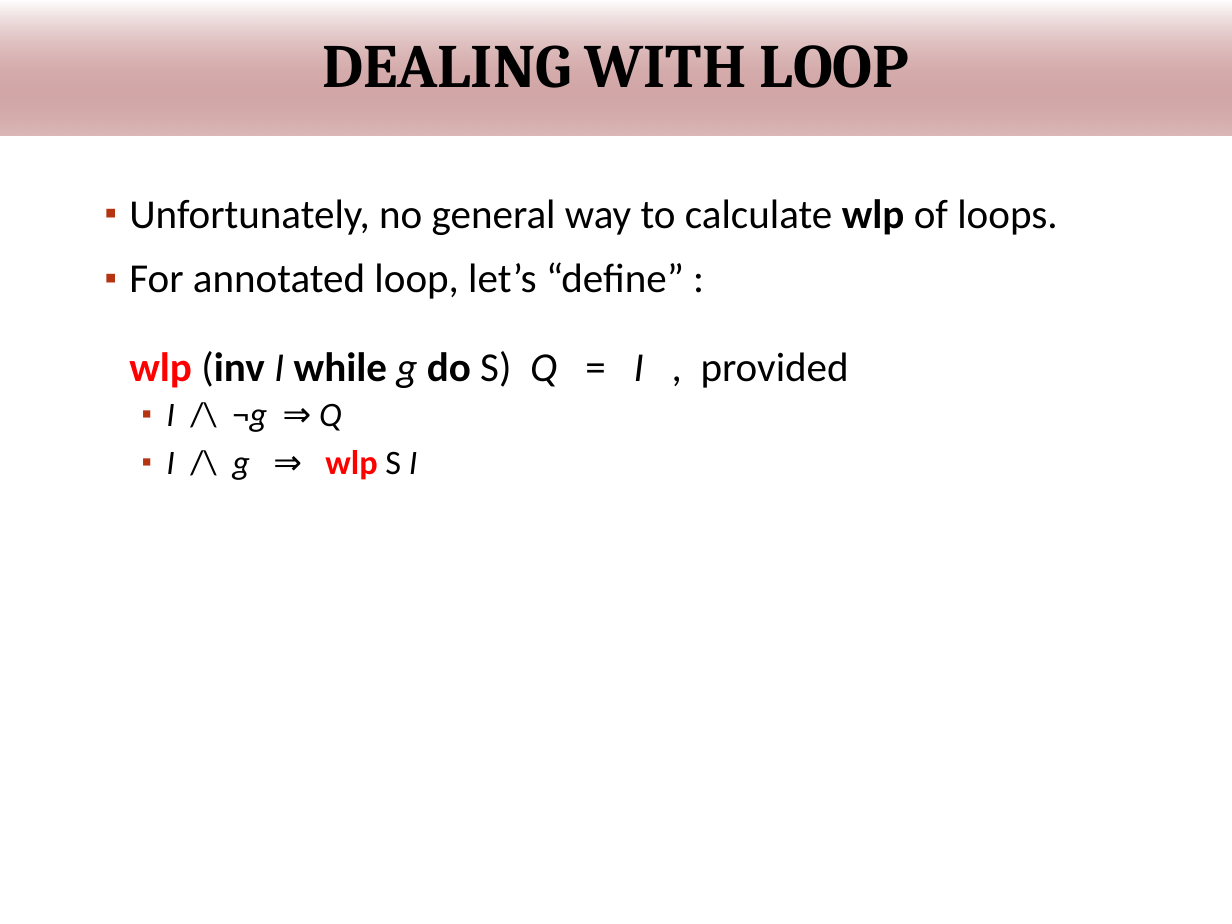
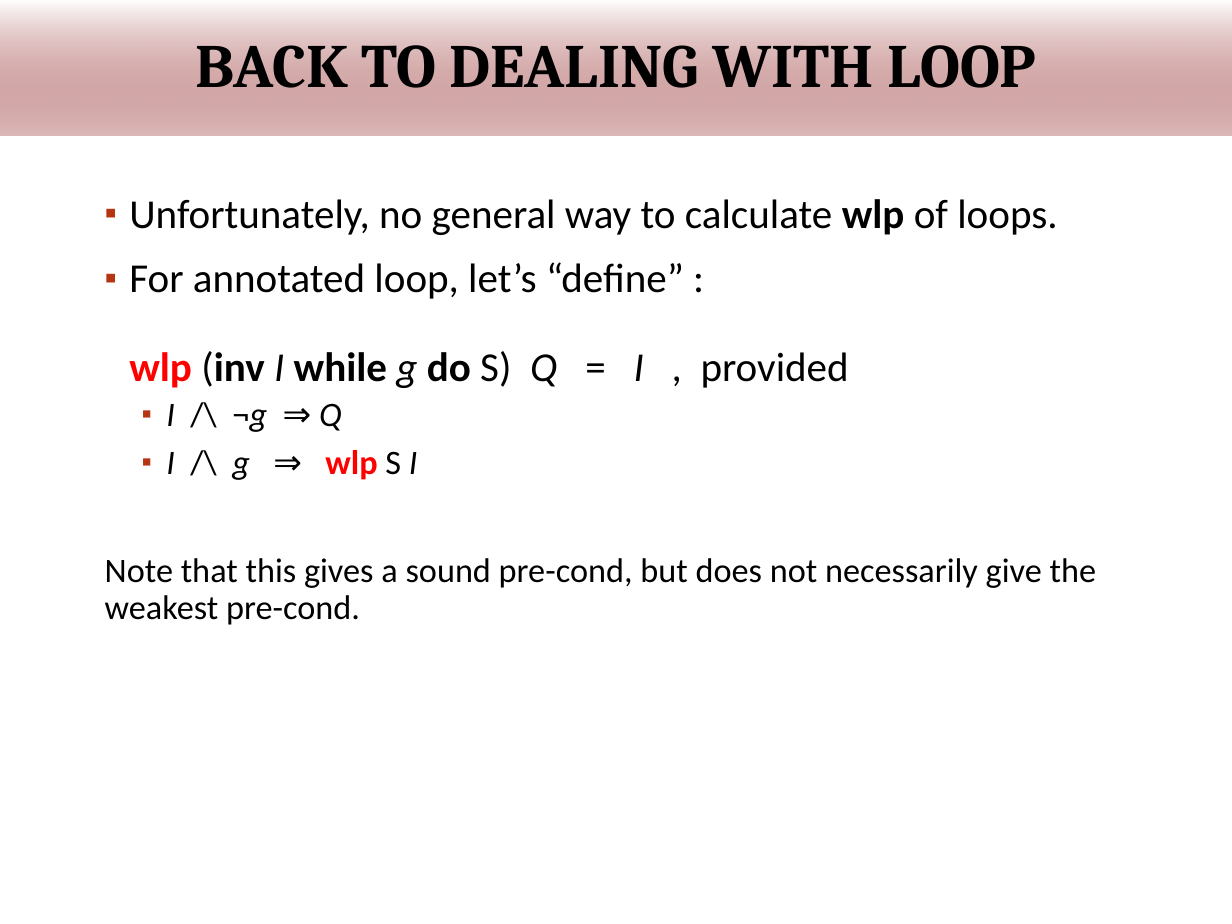
Before and after one commit to wooshrow/infopv, a slide deck: slide 37 of slides/PV_hoare.pptx (slide 35 before the commit). Drawn at 1232x924 pixels with LibreOffice and Linux fonts; fonts in the diff are those of the drawing; background and template pictures are left out. Boxes give left, top, right and bottom in pixels: in the first picture for what was removed or moved away, otherwise in the second. Text is boxed around its words. In the diff, an @@ line names an element or a change of style, - is before the commit and + after.

```diff
--- a/slides/PV_hoare.pptx
+++ b/slides/PV_hoare.pptx
@@ title at bbox=[195, 45, 1036, 88]: text changed @@
-DEALING WITH LOOP
+BACK TO DEALING WITH LOOP
@@ text at bbox=[105, 558, 1097, 625]: paragraph added @@
+Note that this gives a sound pre-cond, but does not necessarily give the weakest pre-cond.
```
Also in this commit, not shown: 10 other slides changed, 3 slides added, 2 other files.
